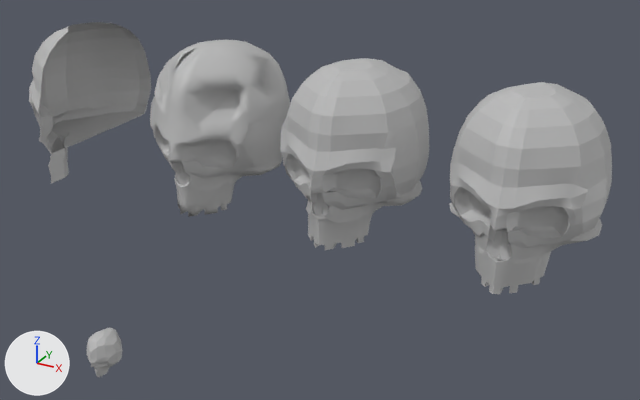
A saved change to the FBX model Sigma/Content/Models/Skull/SkullEnemy@Death.fbx.
One viewpoint serves both versions: a 50 mm lens placed at (0.1172, -0.1186, 0.1104), pointed at (0.0402, 0.0214, 0.0404). Every picture has the same lights, and +X, +Y and +Z are marked at lower left. Where no turn or scale is listed for an object, it has been applied to the vertices.

The older version as bpy lines, for what is in view:
```python
me_mesh = bpy.data.meshes.new('Mesh')
me_mesh.from_pydata(...)  # 395 vertices, 379 faces; spans x -0.0068..0.0068, y -0.0179..0.0179, z -0.0148..0.0148
me_mesh.materials.append(mat_lambert1)  # grey #bcbcbc
me_mesh_001 = bpy.data.meshes.new('Mesh.001')
me_mesh_001.from_pydata(...)  # 777 vertices, 812 faces; spans x -0.0065..0.0196, y -0.0169..0.0179, z -0.0159..0.0148
me_mesh_001.materials.append(mat_lambert1)  # grey #bcbcbc
me_mesh_002 = bpy.data.meshes.new('Mesh.002')
me_mesh_002.from_pydata(...)  # 791 vertices, 1584 faces; spans x -0.0065..0.0196, y -0.0169..0.0179, z -0.0159..0.0148
me_mesh_002.materials.append(mat_lambert1)  # grey #bcbcbc
me_mesh_003 = bpy.data.meshes.new('Mesh.003')
me_mesh_003.from_pydata(...)  # 587 vertices, 1170 faces; spans x -0.0046..0.0215, y -0.0169..0.0179, z -0.0161..0.0148
me_mesh_003.materials.append(mat_lambert1)  # grey #bcbcbc
me_mesh_004 = bpy.data.meshes.new('Mesh.004')
me_mesh_004.from_pydata(...)  # 150 vertices, 296 faces; spans x -0.00382..0.00385, y -0.00442..0.00442, z -0.00507..0.00472
me_mesh_004.materials.append(mat_lambert1)  # grey #bcbcbc
ob_psphere2 = bpy.data.objects.new('pSphere2', me_mesh)
ob_psphere2.location = (-0.0187, 0.0181, 0.0552)
ob_psphere4 = bpy.data.objects.new('pSphere4', me_mesh_001)
ob_psphere4.location = (0.0429, 0.0181, 0.0552)
ob_psphere6 = bpy.data.objects.new('pSphere6', me_mesh_002)
ob_psphere6.location = (0.0133, 0.0181, 0.0552)
ob_psphere7 = bpy.data.objects.new('pSphere7', me_mesh_003)
ob_psphere7.location = (0.0731, 0.0181, 0.0552)
ob_psphere8 = bpy.data.objects.new('pSphere8', me_mesh_004)
ob_psphere8.location = (-0.0001, -0.0004, 0.0052)
```
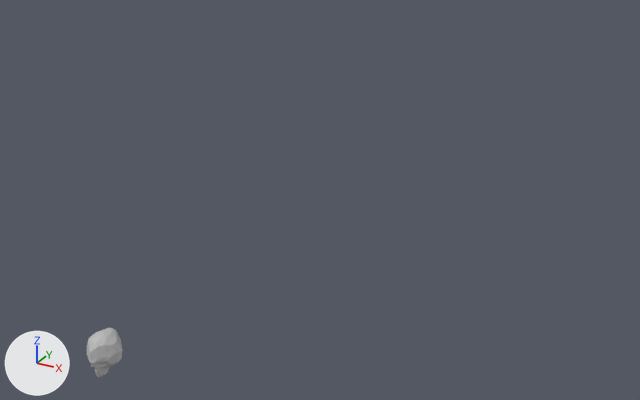
Changed parts and their boxes (x1, y1, x2, y2) in the pictures (640 x 400 px):
'pSphere7', deleted
    before: (449, 82, 612, 294)
'pSphere4', deleted
    before: (280, 58, 429, 250)
'pSphere6', deleted
    before: (150, 40, 290, 217)
'pSphere2', deleted
    before: (29, 22, 151, 183)

Edits to the bpy script that builds the scene:
```text
Remove ob_psphere4:
    ob_psphere4 = bpy.data.objects.new('pSphere4', me_mesh_001)
    ob_psphere4.location = (0.0429, 0.0181, 0.0552)
Remove ob_psphere6:
    ob_psphere6 = bpy.data.objects.new('pSphere6', me_mesh_002)
    ob_psphere6.location = (0.0133, 0.0181, 0.0552)
Remove ob_psphere7:
    ob_psphere7 = bpy.data.objects.new('pSphere7', me_mesh_003)
    ob_psphere7.location = (0.0731, 0.0181, 0.0552)
Remove ob_psphere2:
    ob_psphere2 = bpy.data.objects.new('pSphere2', me_mesh)
    ob_psphere2.location = (-0.0187, 0.0181, 0.0552)
```
